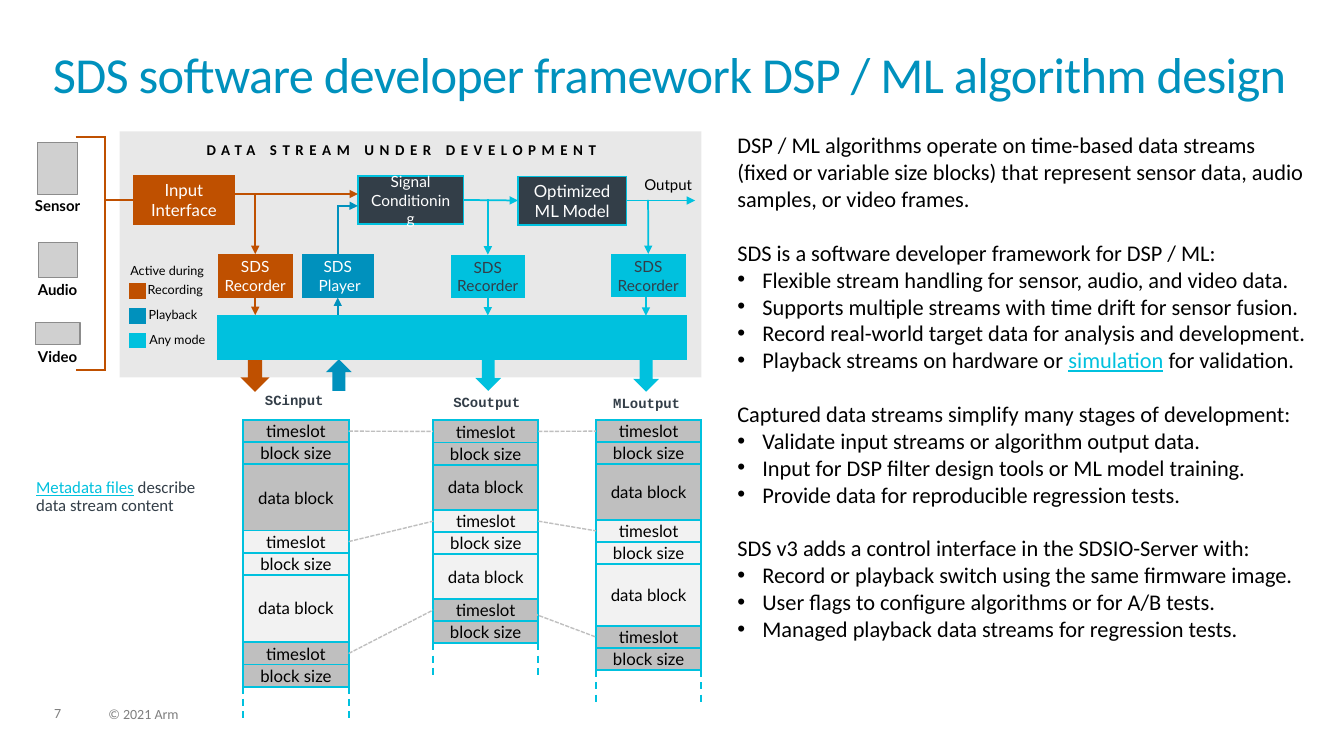
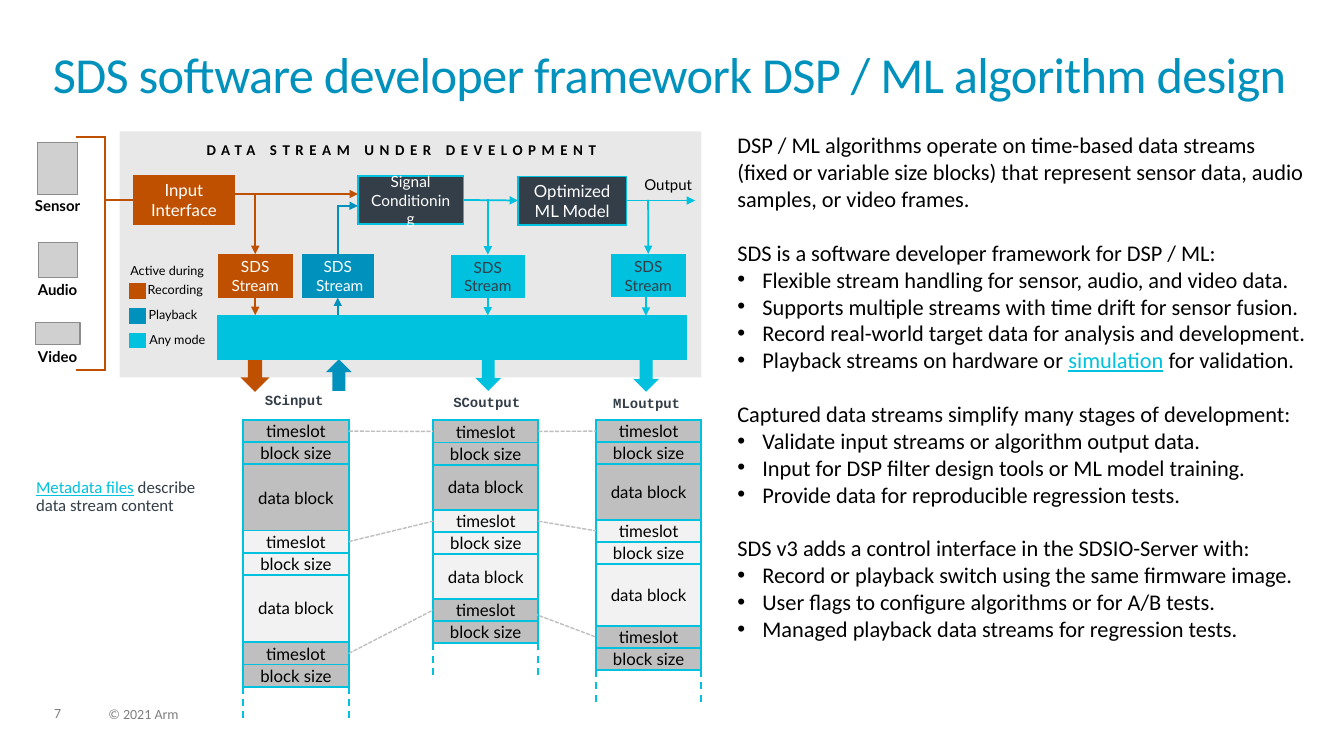
Before and after one commit to ARM-software/SDS-Framework, a slide deck: slide 7 of documentation/images/overview.pptx. Drawn at 1344x756 pixels with LibreOffice and Linux fonts; fonts in the diff are those of the drawing; grey boxes stand for pictures. Boxes give left, top, right and bottom in pixels: in the first picture for what was removed or moved away, otherwise in the second. Text is boxed around its words. In the diff, an @@ line names an element or a change of style, - is before the commit and + after.

```diff
--- a/documentation/images/overview.pptx
+++ b/documentation/images/overview.pptx
@@ text in rectangle at [232,261,279,291]: text changed @@
-SDS Recorder
+SDS
+Stream
@@ text in rectangle at [316,261,363,291]: text changed @@
-SDS
-Player
+SDS
+Stream
@@ text in rectangle at [464,262,511,291]: text changed @@
-SDS Recorder
+SDS
+Stream
@@ text in rectangle at [625,261,672,291]: text changed @@
-SDS Recorder
+SDS
+Stream
```
Also in this commit, not shown: 13 other slides changed, 1 slide removed.
